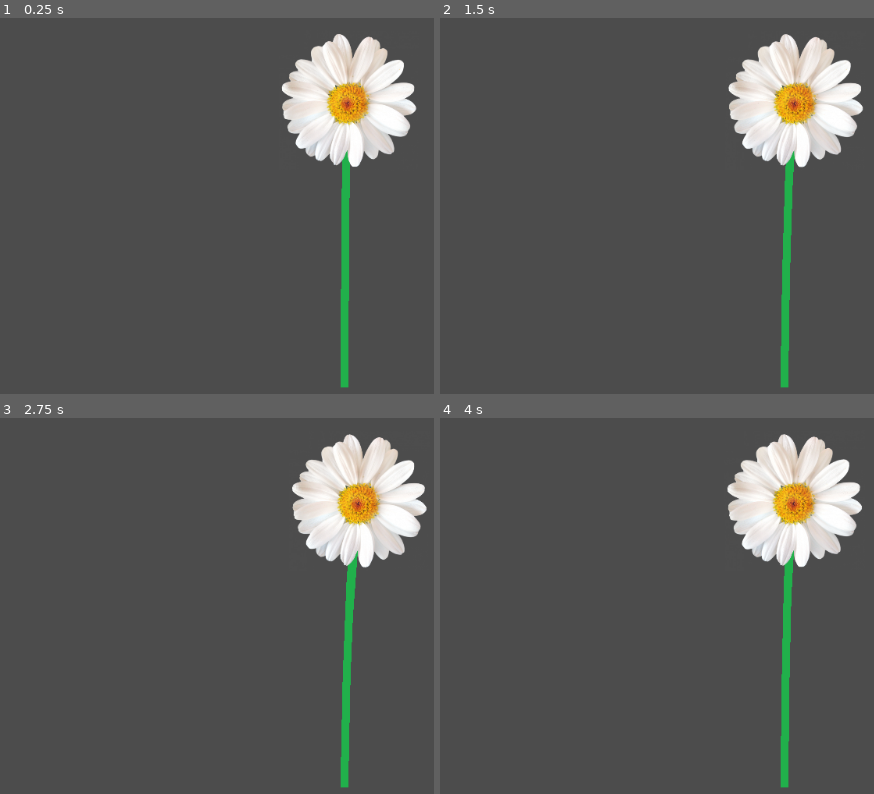
Above: before the commit, frames 1-4 (two rows, left to right).
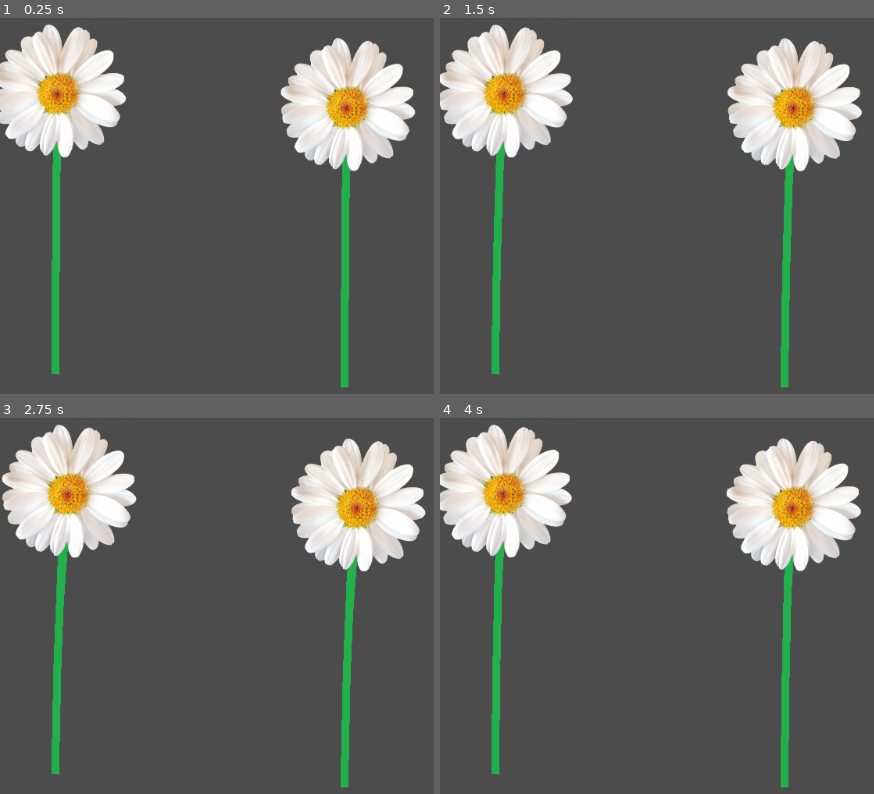
Above: after the commit, the same moments.

Repository: clement-or/OpenJam2020
Game: Godot game, scene res://scenes/LudoTest.tscn
Same seed, same stepped clock (60 frames per second), same inputs: the game is played once before the commit and once after it. The project has no main scene, so this scene is started directly.
Inputs:
- Up to frame 1 (0.25 s): no input
- Up to frame 2 (1.5 s): no input
- Up to frame 3 (2.75 s): no input
- Up to frame 4 (4 s): no input

The runs differ from the first frame. In frame 1, 11% of the frame differs, in the area x 0-97%, y 1-95%; in frame 2, 12%; in frame 3, 12%, in the area x 0-99%, y 1-95%; in frame 4, 12%.

Commit message:
flower_re_localisation

Diff:
--- a/scripts/flower/Flower.gd
+++ b/nodes/flowers/Flower.gd
@@ -11,6 +11,21 @@
 #var stem_height = 400 #Pas sûr de l'utilité, garder ça dans le coin de la tête
 var is_polinised = true
 var is_gleaned = false
+var visible_leaves = []
+
+
+func _ready():
+	$Leaves.setup()
+	var a_leaf_id = 0
+	for a_leaf in $Leaves.get_children() :
+		match(a_leaf_id): #BROKEN
+			0: $Skeleton2D/Bone1.add_child($Leaves.get_child(a_leaf_id))
+			1: $Skeleton2D/Bone1/Bone2.add_child($Leaves.get_child(a_leaf_id))
+			2: $Skeleton2D/Bone1/Bone2/Bone3.add_child($Leaves.get_child(a_leaf_id))
+			3: $Skeleton2D/Bone1.add_child($Leaves.get_child(a_leaf_id))
+			4: $Skeleton2D/Bone1/Bone2.add_child($Leaves.get_child(a_leaf_id))
+			5: $Skeleton2D/Bone1/Bone2/Bone3.add_child($Leaves.get_child(a_leaf_id))
+
 
 func _on_RenewNectarTimer_timeout():
 	is_gleaned = false
--- a/nodes/Flower.tscn
+++ b/nodes/flowers/Flower.tscn
@@ -1,18 +1,23 @@
-[gd_scene load_steps=8 format=2]
-
-[ext_resource path="res://scripts/flower/Flower.gd" type="Script" id=1]
-[ext_resource path="res://resources/sprites/placeholders/stem.png" type="Texture" id=2]
-[ext_resource path="res://resources/sprites/placeholders/flowerHead.png" type="Texture" id=3]
-
-[sub_resource type="CircleShape2D" id=1]
+[gd_scene load_steps=11 format=2]
+
+[ext_resource path="res://nodes/flowers/Flower.gd" type="Script" id=1]
+[ext_resource path="res://nodes/flowers/Leaves.gd" type="Script" id=2]
+[ext_resource path="res://resources/sprites/placeholders/leaf.png" type="Texture" id=3]
+[ext_resource path="res://resources/sprites/placeholders/stem.png" type="Texture" id=4]
+[ext_resource path="res://resources/sprites/placeholders/flowerHead.png" type="Texture" id=5]
+
+[sub_resource type="CapsuleShape2D" id=1]
+radius = 54.1404
+height = 257.469
+
+[sub_resource type="CircleShape2D" id=2]
 radius = 375.794
 
-[sub_resource type="CapsuleShape2D" id=2]
+[sub_resource type="CapsuleShape2D" id=3]
 radius = 54.1404
 height = 329.362
 
-[sub_resource type="Animation" id=3]
-resource_name = "IdleMove"
+[sub_resource type="Animation" id=4]
 length = 12.0
 loop = true
 tracks/0/type = "value"
@@ -76,8 +81,7 @@
 "values": [ 2.0, -2.0 ]
 }
 
-[sub_resource type="Animation" id=4]
-resource_name = "IdleStop"
+[sub_resource type="Animation" id=5]
 tracks/0/type = "value"
 tracks/0/path = NodePath("Skeleton2D/Bone1/Bone2/Bone3/Bone4:rotation_degrees")
 tracks/0/interp = 1
@@ -142,25 +146,132 @@
 [node name="Flower" type="Node2D"]
 script = ExtResource( 1 )
 
+[node name="Leaves" type="Node2D" parent="."]
+editor/display_folded = true
+visible = false
+script = ExtResource( 2 )
+
+[node name="Leaf1" type="Node2D" parent="Leaves"]
+editor/display_folded = true
+
+[node name="Sprite" type="Sprite" parent="Leaves/Leaf1"]
+texture = ExtResource( 3 )
+offset = Vector2( 234.852, -119.218 )
+
+[node name="HardSurface" type="StaticBody2D" parent="Leaves/Leaf1"]
+editor/display_folded = true
+position = Vector2( 261.824, -110.772 )
+
+[node name="Collision" type="CollisionShape2D" parent="Leaves/Leaf1/HardSurface"]
+rotation = 1.57079
+shape = SubResource( 1 )
+
+[node name="Leaf2" type="Node2D" parent="Leaves"]
+editor/display_folded = true
+position = Vector2( 0, -351.384 )
+
+[node name="Sprite" type="Sprite" parent="Leaves/Leaf2"]
+texture = ExtResource( 3 )
+offset = Vector2( 234.852, -119.218 )
+
+[node name="HardSurface" type="StaticBody2D" parent="Leaves/Leaf2"]
+editor/display_folded = true
+position = Vector2( 261.824, -110.772 )
+
+[node name="Collision" type="CollisionShape2D" parent="Leaves/Leaf2/HardSurface"]
+rotation = 1.57079
+shape = SubResource( 1 )
+
+[node name="Leaf3" type="Node2D" parent="Leaves"]
+editor/display_folded = true
+position = Vector2( 0, -653.965 )
+
+[node name="Sprite" type="Sprite" parent="Leaves/Leaf3"]
+texture = ExtResource( 3 )
+offset = Vector2( 234.852, -119.218 )
+
+[node name="HardSurface" type="StaticBody2D" parent="Leaves/Leaf3"]
+editor/display_folded = true
+position = Vector2( 261.824, -110.772 )
+
+[node name="Collision" type="CollisionShape2D" parent="Leaves/Leaf3/HardSurface"]
+rotation = 1.57079
+shape = SubResource( 1 )
+
+[node name="Leaf4" type="Node2D" parent="Leaves"]
+editor/display_folded = true
+position = Vector2( -6.50702, 0 )
+rotation = 3.14159
+scale = Vector2( 1, -1 )
+
+[node name="Sprite" type="Sprite" parent="Leaves/Leaf4"]
+texture = ExtResource( 3 )
+offset = Vector2( 234.852, -119.218 )
+
+[node name="HardSurface" type="StaticBody2D" parent="Leaves/Leaf4"]
+editor/display_folded = true
+position = Vector2( 261.824, -110.772 )
+
+[node name="Collision" type="CollisionShape2D" parent="Leaves/Leaf4/HardSurface"]
+rotation = 1.57079
+shape = SubResource( 1 )
+
+[node name="Leaf5" type="Node2D" parent="Leaves"]
+editor/display_folded = true
+position = Vector2( -6.50702, -351.384 )
+rotation = 3.14159
+scale = Vector2( 1, -1 )
+
+[node name="Sprite" type="Sprite" parent="Leaves/Leaf5"]
+texture = ExtResource( 3 )
+offset = Vector2( 234.852, -119.218 )
+
+[node name="HardSurface" type="StaticBody2D" parent="Leaves/Leaf5"]
+editor/display_folded = true
+position = Vector2( 261.824, -110.772 )
+
+[node name="Collision" type="CollisionShape2D" parent="Leaves/Leaf5/HardSurface"]
+rotation = 1.57079
+shape = SubResource( 1 )
+
+[node name="Leaf6" type="Node2D" parent="Leaves"]
+editor/display_folded = true
+position = Vector2( -6.50702, -653.965 )
+rotation = 3.14159
+scale = Vector2( 1, -1 )
+
+[node name="Sprite" type="Sprite" parent="Leaves/Leaf6"]
+texture = ExtResource( 3 )
+offset = Vector2( 234.852, -119.218 )
+
+[node name="HardSurface" type="StaticBody2D" parent="Leaves/Leaf6"]
+editor/display_folded = true
+position = Vector2( 261.824, -110.772 )
+
+[node name="Collision" type="CollisionShape2D" parent="Leaves/Leaf6/HardSurface"]
+rotation = 1.57079
+shape = SubResource( 1 )
+
 [node name="Stem" type="Polygon2D" parent="."]
 offset = Vector2( -15, -900 )
-texture = ExtResource( 2 )
+texture = ExtResource( 4 )
 skeleton = NodePath("../Skeleton2D")
 polygon = PoolVector2Array( 25, 900, 0, 900, 0, 550, 0, 250, 0, 100, 0, 0, 25, 0, 25, 100, 25, 250, 25, 550 )
 uv = PoolVector2Array( 25, 900, 0, 900, 0, 550, 0, 300, 0, 150, 0, 0, 25, 0, 25, 100, 25, 250, 25, 500 )
 bones = [ NodePath("Bone1"), PoolRealArray( 1, 1, 0, 0, 0, 0, 0, 0, 0, 0 ), NodePath("Bone1/Bone2"), PoolRealArray( 0,  …(281 unchanged characters)…
 
 [node name="Skeleton2D" type="Skeleton2D" parent="."]
+editor/display_folded = true
 
 [node name="Bone1" type="Bone2D" parent="Skeleton2D"]
 rest = Transform2D( 1, 0, 0, 1, 0, 0 )
 
 [node name="Bone2" type="Bone2D" parent="Skeleton2D/Bone1"]
-position = Vector2( 0, -350 )
+position = Vector2( 0, -351.384 )
 rest = Transform2D( 1, 0, 0, 1, 0, -350 )
 
 [node name="Bone3" type="Bone2D" parent="Skeleton2D/Bone1/Bone2"]
-position = Vector2( 0, -300 )
+position = Vector2( 0, -302.581 )
 rest = Transform2D( 1, 0, 0, 1, 0, -300 )
 
 [node name="Bone4" type="Bone2D" parent="Skeleton2D/Bone1/Bone2/Bone3"]
@@ -168,35 +279,36 @@
 rest = Transform2D( 1, 0, 0, 1, 0, -150 )
 
 [node name="Bone5" type="Bone2D" parent="Skeleton2D/Bone1/Bone2/Bone3/Bone4"]
-position = Vector2( 0, -100 )
+position = Vector2( 0.185364, -94.8203 )
 rest = Transform2D( 1, 0, 0, 1, 0, -100 )
 
-[node name="Head" type="Sprite" parent="Skeleton2D/Bone1/Bone2/Bone3/Bone4/Bone5"]
-position = Vector2( 0.185364, 1.21448 )
-texture = ExtResource( 3 )
-offset = Vector2( 2.95496, -12.9196 )
+[node name="Head" type="Node2D" parent="Skeleton2D/Bone1/Bone2/Bone3/Bone4/Bone5"]
+
+[node name="BeeGleaningPosition" type="Position2D" parent="Skeleton2D/Bone1/Bone2/Bone3/Bone4/Bone5/Head"]
+position = Vector2( -0.185364, -28.4775 )
+
+[node name="Sprite" type="Sprite" parent="Skeleton2D/Bone1/Bone2/Bone3/Bone4/Bone5/Head"]
+texture = ExtResource( 5 )
 
 [node name="Area" type="Area2D" parent="Skeleton2D/Bone1/Bone2/Bone3/Bone4/Bone5/Head"]
 
 [node name="CollisionShape2D" type="CollisionShape2D" parent="Skeleton2D/Bone1/Bone2/Bone3/Bone4/Bone5/Head/Area"]
-shape = SubResource( 1 )
+shape = SubResource( 2 )
 
 [node name="HardSurface" type="StaticBody2D" parent="Skeleton2D/Bone1/Bone2/Bone3/Bone4/Bone5/Head"]
+editor/display_folded = true
 
 [node name="Collision" type="CollisionShape2D" parent="Skeleton2D/Bone1/Bone2/Bone3/Bone4/Bone5/Head/HardSurface"]
 position = Vector2( 0, 105.485 )
 rotation = 1.57079
-shape = SubResource( 2 )
+shape = SubResource( 3 )
 
 [node name="RenewNectarTimer" type="Timer" parent="."]
 wait_time = 5.0
 
-[node name="BeeGleaningPosition" type="Position2D" parent="."]
-position = Vector2( 0, -927.263 )
-
-[node name="AnimationPlayer" type="AnimationPlayer" parent="."]
+[node name="Anim" type="AnimationPlayer" parent="."]
 autoplay = "IdleMove"
-anims/IdleMove = SubResource( 3 )
-anims/IdleStop = SubResource( 4 )
+anims/IdleMove = SubResource( 4 )
+anims/IdleStop = SubResource( 5 )
 [connection signal="body_entered" from="Skeleton2D/Bone1/Bone2/Bone3/Bone4/Bone5/Head/Area" to="." method="_on_Area_body_entered"]
 [connection signal="timeout" from="RenewNectarTimer" to="." method="_on_RenewNectarTimer_timeout"]
--- /dev/null
+++ b/nodes/flowers/Leaves.gd
@@ -0,0 +1,23 @@
+extends Node
+
+var visible_leaves = []
+
+#LEAVES ARE GIVEN UP UPPON, SET IT BACK TO VISIBLE IF WORK INTENDED
+
+func setup():
+	var id = 0
+	for a_leaf in get_children():
+		randomize()
+		var i = rand_range(0,4)
+		if(i <= 1):
+			visible_leaves.push_back(id)
+			a_leaf.visible = true
+			i = (i+0.5)
+			if(i>1):i=1
+			if(a_leaf.scale.x < 0):
+				a_leaf.set_scale(Vector2(-i,i))
+			else:
+				a_leaf.set_scale(Vector2(i,i))
+		else:
+			a_leaf.visible = false
+		id+=1
--- a/scenes/LudoTest.tscn
+++ b/scenes/LudoTest.tscn
@@ -1,9 +1,13 @@
 [gd_scene load_steps=2 format=2]
 
-[ext_resource path="res://nodes/Flower.tscn" type="PackedScene" id=1]
+[ext_resource path="res://nodes/flowers/Flower.tscn" type="PackedScene" id=1]
 
 [node name="LudoTest" type="Node2D"]
 
 [node name="Flower" parent="." instance=ExtResource( 1 )]
 position = Vector2( 441.748, 589.163 )
 scale = Vector2( 0.403835, 0.403835 )
+
+[node name="Flower2" parent="." instance=ExtResource( 1 )]
+position = Vector2( 71.624, 571.631 )
+scale = Vector2( 0.403835, 0.403835 )
